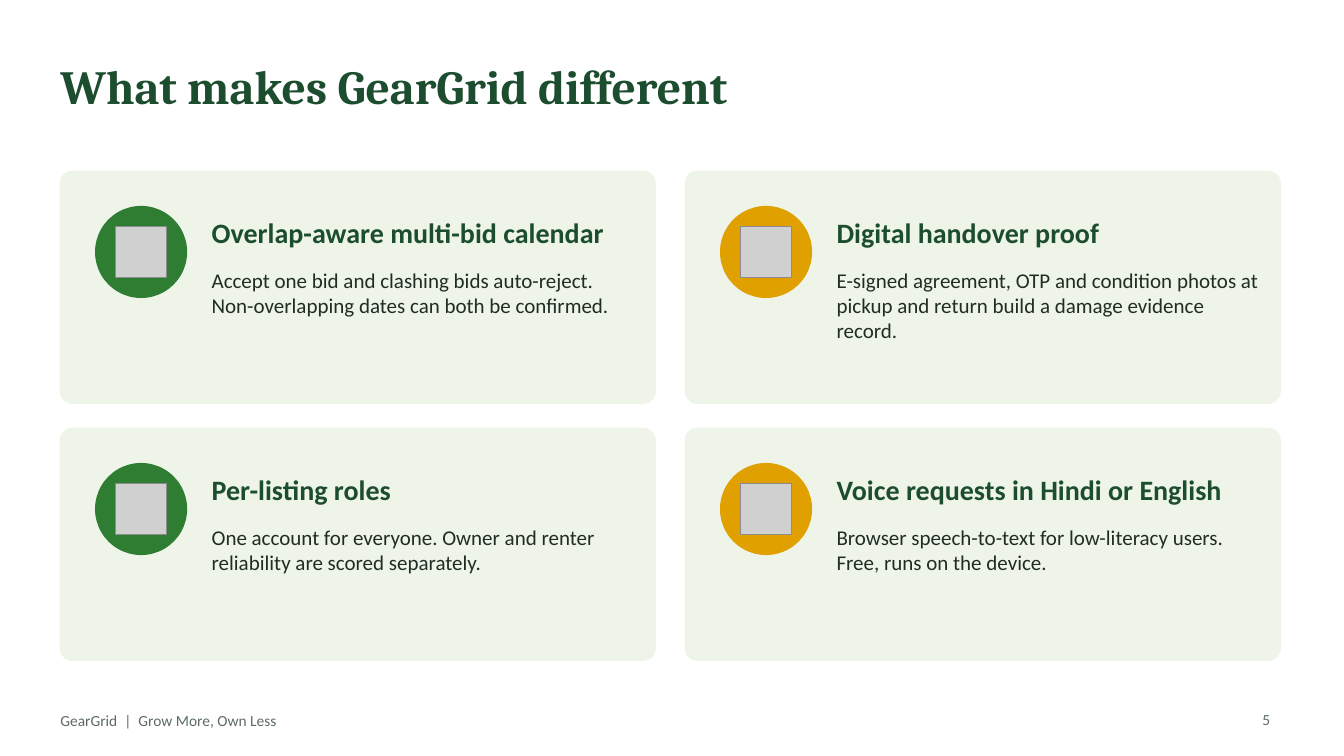
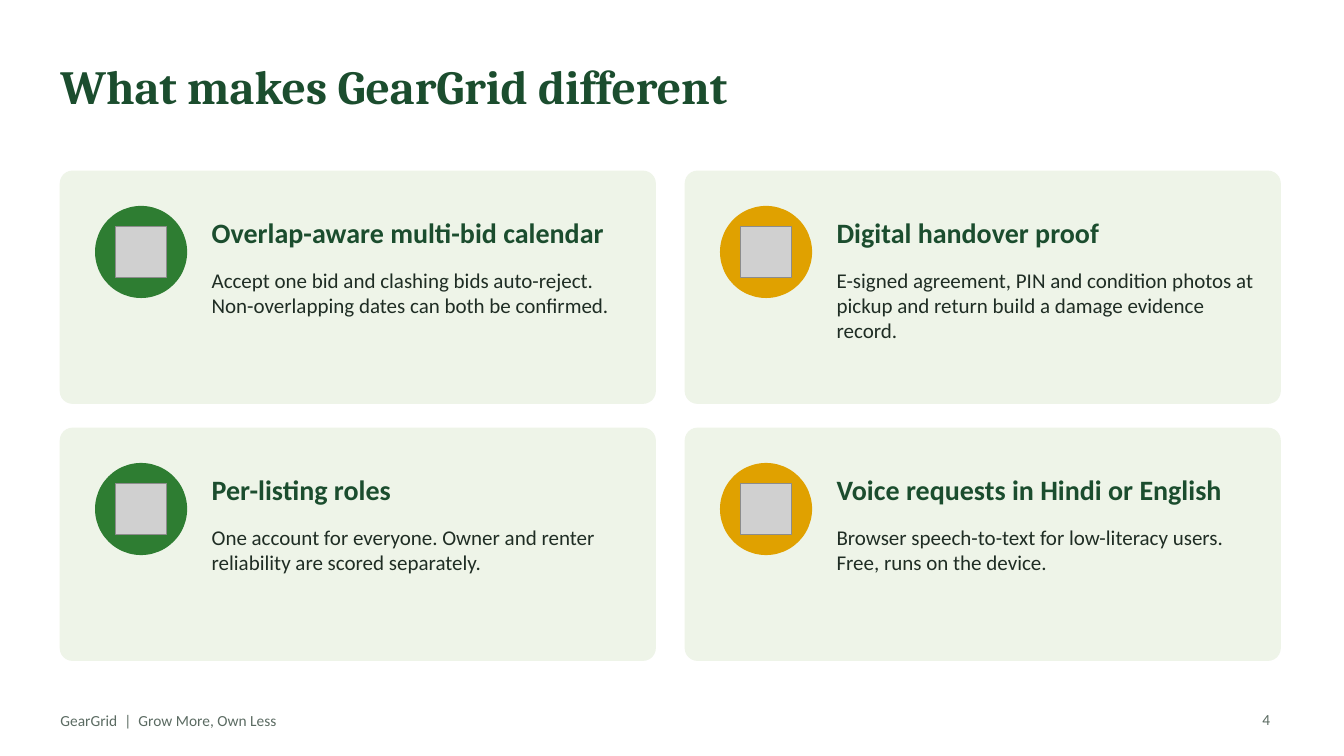
Before and after one commit to prateEKsaha07/GearGrid, a slide deck: slide 4 of gg-docs/ppt/GearGrid_Semifinal_Pitch.pptx (slide 5 before the commit). Drawn at 1344x756 pixels with LibreOffice and Linux fonts; fonts in the diff are those of the drawing; grey boxes stand for pictures. Boxes give left, top, right and bottom in pixels: in the first picture for what was removed or moved away, otherwise in the second. Text is boxed around its words. In the diff, an @@ line names an element or a change of style, - is before the commit and + after.

Commit message:
chore: update GearGrid_Semifinal_Pitch presentation file

```diff
--- a/gg-docs/ppt/GearGrid_Semifinal_Pitch.pptx
+++ b/gg-docs/ppt/GearGrid_Semifinal_Pitch.pptx
@@ text at (837,273,1253,338): text changed @@
-E-signed agreement, OTP and condition photos at pickup and return build a damage evidence record.
+E-signed agreement, PIN and condition photos at pickup and return build a damage evidence record.
@@ page number at (1262,715,1270,725): text changed @@
-5
+4
```
Also in this commit, not shown: 2 other slides changed, 2 slides added, 5 slides removed.
